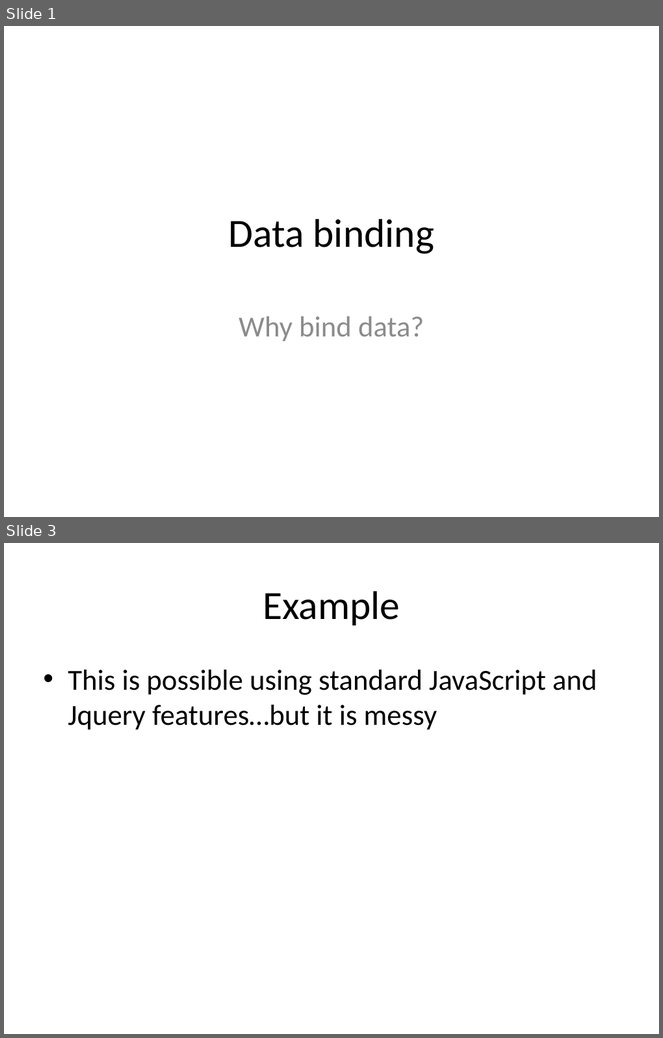
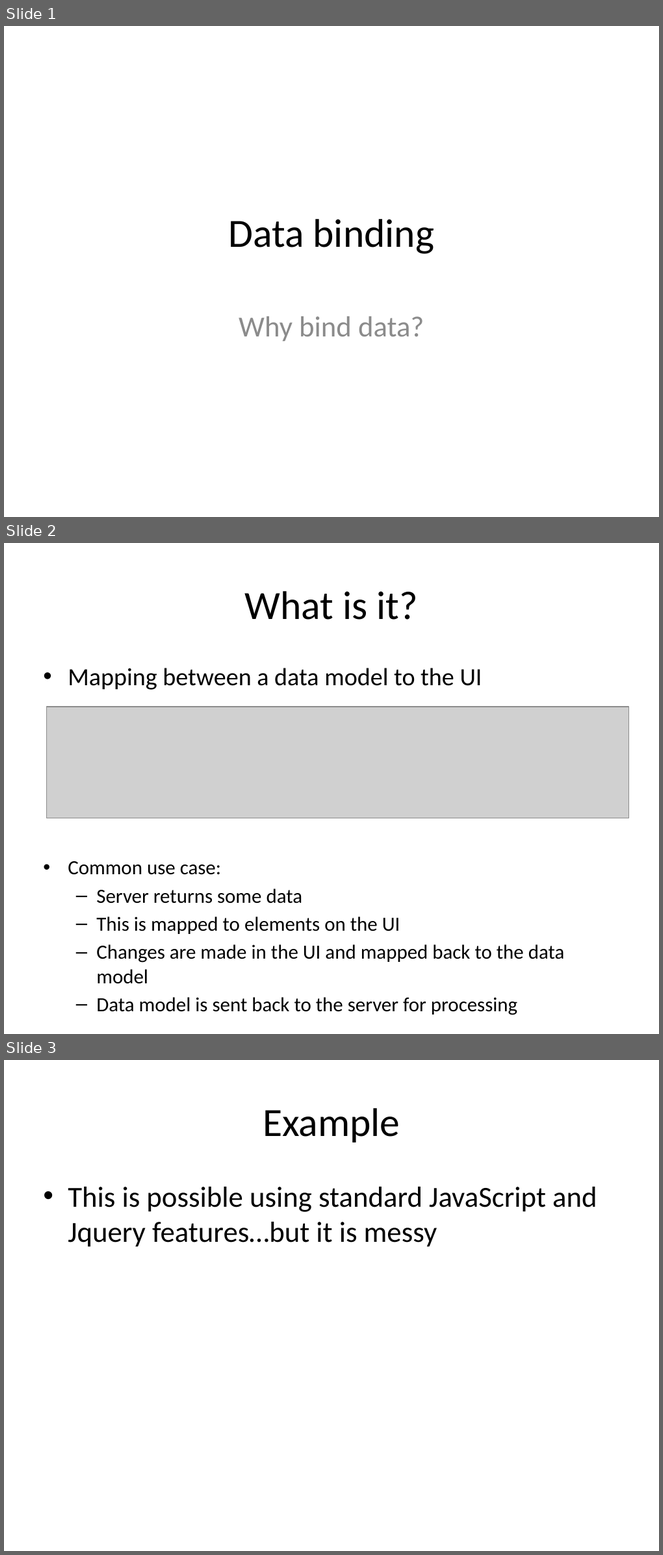
Before and after one commit to dejanvasic85/js-presentation, a slide deck: Michael/DataBinding/data binding.pptx. Shown one above the other, each under a label of ours: slides 1 and 3 before the commit, slides 1, 2 and 3 after it; the slides between them are not shown. The pictures are 663x1038 and 663x1555 pixels, drawn with LibreOffice and Linux fonts; fonts in the diff are those of the drawing; grey boxes stand for pictures. Boxes give left, top, right and bottom in pixels: in the first picture for what was removed or moved away, otherwise in the second. Text is boxed around its words. In the diff, an @@ line names an element or a change of style, - is before the commit and + after.

Commit message:
Update presentations

```diff
--- a/Michael/DataBinding/data binding.pptx
+++ b/Michael/DataBinding/data binding.pptx
@@ slide 2 added at (4, 543, 659, 1034), background #FFFFFF @@
@@ title added at (245, 591, 417, 620), 44 pt, text #000000 @@
+What is it?
@@ text added at (68, 668, 565, 1016), 22.1 pt, text #000000 @@
+• Mapping between a data model to the UI
+• Common use case:
+  – Server returns some data
+  – This is mapped to elements on the UI
+  – Changes are made in the UI and mapped back to the data model
+  – Data model is sent back to the server for processing
@@ picture added at (47, 707, 629, 818) @@
```
Also in this commit, not shown: 1 other slide added, 1 slide removed, 1 other file.
